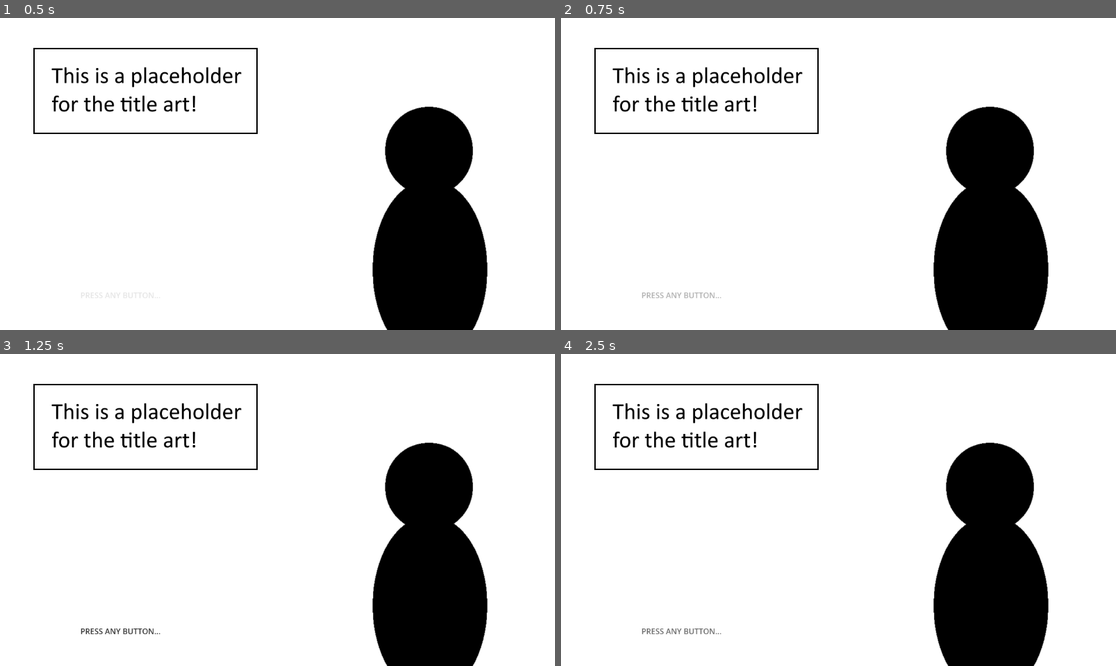
Above: before the commit, frames 1-4 (two rows, left to right).
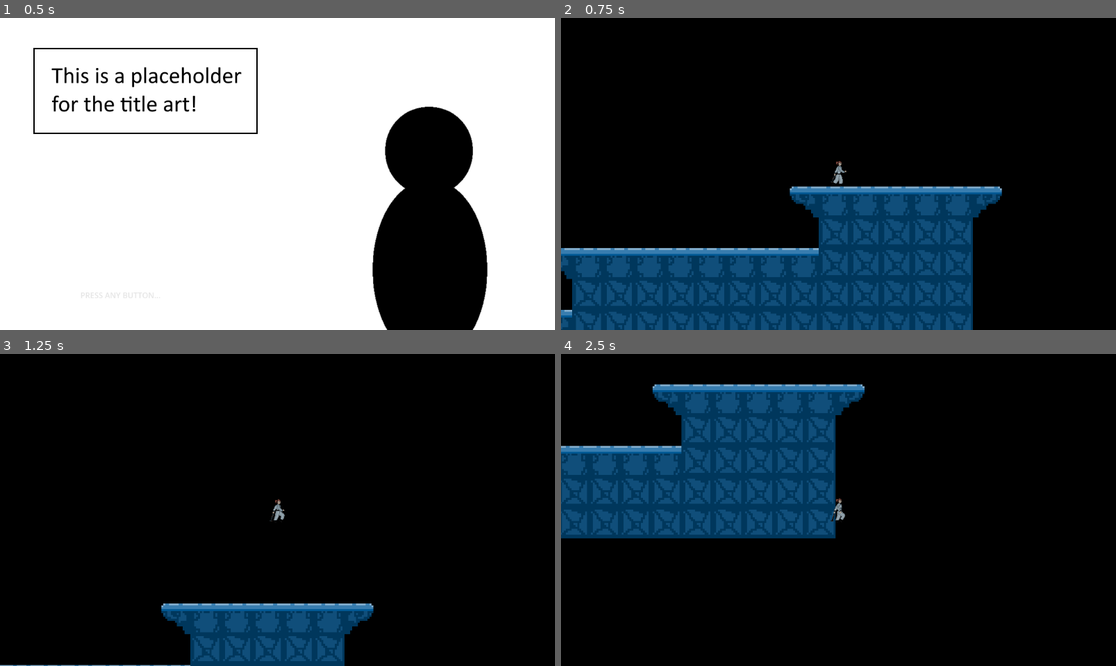
Above: after the commit, the same moments.

Repository: norm-an-claire/GGJ2026-robot-mask
Game: Godot game, scene res://levels/title_screen.tscn
Same seed, same stepped clock (60 frames per second), same inputs: the game is played once before the commit and once after it. The project has no main scene, so this scene is started directly.
Inputs:
- Up to frame 1 (0.5 s): no input
- Up to frame 2 (0.75 s): tap Enter at 0.5 s; hold D (move_right) from 0.53 s (still down); hold K (melee) from 0.53 s (still down)
- Up to frame 3 (1.25 s): keep holding D (move_right); keep holding K (melee); tap J (jump) at 0.77 s
- Up to frame 4 (2.5 s): tap Enter at 1.25, 2 s; release K (melee) at 1.28 s; tap Shift (sprint) at 1.35 s; tap J (jump) at 1.52 s; release D (move_right) at 2.03 s; hold A (move_left) from 2.03 s (still down); hold K (melee) from 2.03 s (still down)

Frame 1 is identical in both runs. In frame 2, 90% of the frame differs, in the area x 0-100%, y 0-100%; in frame 3, 88%; in frame 4, 88%.

Commit message:
Added any input loading the demo_level from the title screen.

Diff:
--- a/levels/title_screen.tscn
+++ b/levels/title_screen.tscn
@@ -2,6 +2,7 @@
 
 [ext_resource type="Texture2D" uid="uid://dn24jwfntd3lw" path="res://assets/title_screen_player.png" id="1_0dgt5"]
 [ext_resource type="Texture2D" uid="uid://bg0x35xbf56f0" path="res://assets/menu_background.png" id="1_1xnr2"]
+[ext_resource type="Script" uid="uid://b5jm8khf0f358" path="res://ui_scripts/title_screen.gd" id="1_ryob0"]
 [ext_resource type="Texture2D" uid="uid://cw1brl6anxek2" path="res://assets/title_card.png" id="2_1xnr2"]
 [ext_resource type="Script" uid="uid://ef7f84kpsdw2" path="res://ui_scripts/text_fading.gd" id="4_gynrd"]
 
@@ -9,6 +10,8 @@
 font_color = Color(0, 0, 0, 1)
 
 [node name="TitleScreen" type="Node2D" unique_id=1342509705]
+position = Vector2(2, 0)
+script = ExtResource("1_ryob0")
 
 [node name="CanvasLayer" type="CanvasLayer" parent="." unique_id=2007018298]
 
--- /dev/null
+++ b/ui_scripts/title_screen.gd
@@ -0,0 +1,14 @@
+extends Node
+
+var next_scene_packed: PackedScene = preload("res://levels/demo_level.tscn")
+
+# Called when the node enters the scene tree for the first time.
+func _ready() -> void:
+	pass # Replace with function body.
+
+
+# Called every frame. 'delta' is the elapsed time since the previous frame.
+func _process(delta: float) -> void:
+	if Input.is_anything_pressed():
+		# Change the current scene to the preloaded scene resource
+		get_tree().change_scene_to_packed(next_scene_packed)
Not shown, added: ui_scripts/title_screen.gd.uid
